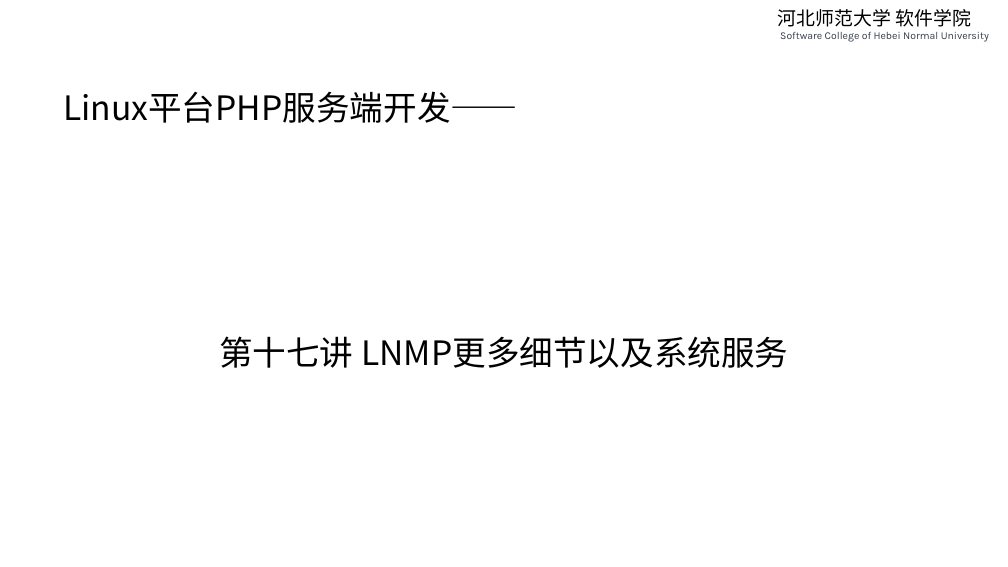
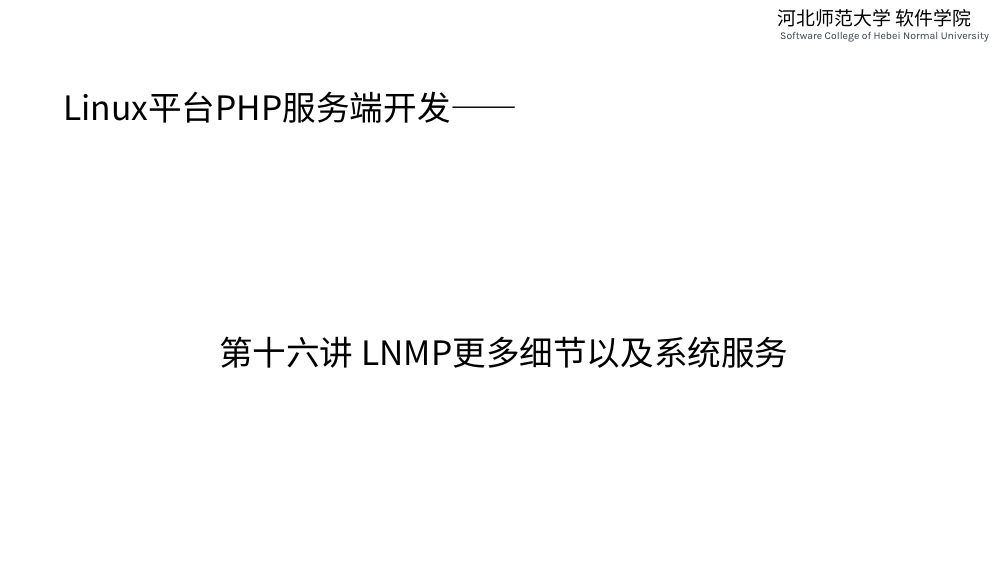
Before and after one commit to edu2act/course-php-serverside-development-on-linux, a slide deck: slide 1 of materials/slides/ch16-lnmp-more-detail-and-system-service.pptx. Drawn at 1008x567 pixels with LibreOffice and Linux fonts; fonts in the diff are those of the drawing. Boxes give left, top, right and bottom in pixels: in the first picture for what was removed or moved away, otherwise in the second. Text is boxed around its words. In the diff, an @@ line names an element or a change of style, - is before the commit and + after.

```diff
--- a/materials/slides/ch16-lnmp-more-detail-and-system-service.pptx
+++ b/materials/slides/ch16-lnmp-more-detail-and-system-service.pptx
@@ text at (219,336,788,368): text changed @@
-第十七讲 LNMP更多细节以及系统服务
+第十六讲 LNMP更多细节以及系统服务
```
Also in this commit, not shown: 4 other slides changed, 10 slides added, 4 slides removed, 7 other files.
